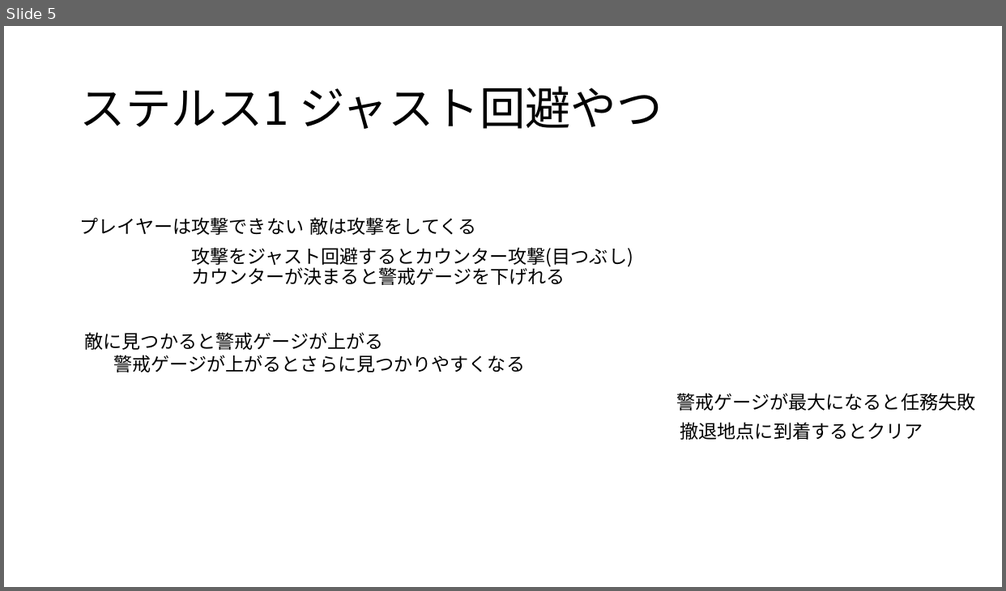
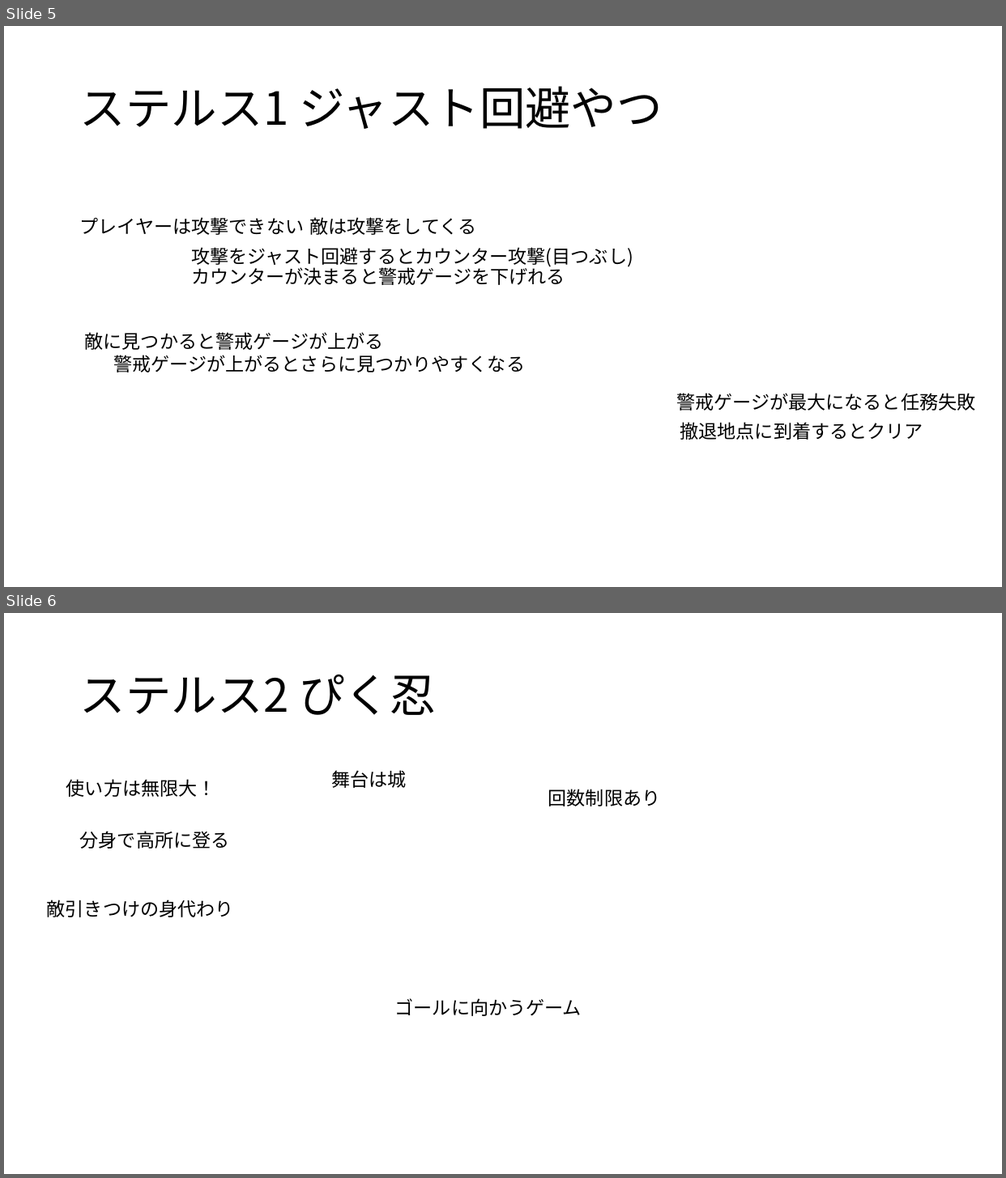
Before and after one commit to TomoyaKanazaki/TeamNinja, a slide deck: 98_plan/00_pptx/00_plan_0422.pptx. Shown one above the other, each under a label of ours: slide 5 before the commit, slides 5 and 6 after it. The pictures are 1006x591 and 1006x1178 pixels, drawn with LibreOffice and Linux fonts; fonts in the diff are those of the drawing. Boxes give left, top, right and bottom in pixels: in the first picture for what was removed or moved away, otherwise in the second. Text is boxed around its words. In the diff, an @@ line names an element or a change of style, - is before the commit and + after.

Commit message:
ぴく忍企画書変更 企画書まとめにぴく忍追加

```diff
--- a/98_plan/00_pptx/00_plan_0422.pptx
+++ b/98_plan/00_pptx/00_plan_0422.pptx
@@ slide 6 added at <box>4,613,1002,1174</box>, background #FFFFFF @@
@@ title added at <box>80,675,436,715</box>, 44 pt, text #000000 @@
+ステルス2 ぴく忍
@@ text added at <box>66,779,216,797</box>, 18 pt, text #000000 @@
+使い方は無限大！
@@ text added at <box>332,770,407,788</box>, 18 pt, text #000000 @@
+舞台は城
@@ text added at <box>548,789,661,807</box>, 18 pt, text #000000 @@
+回数制限あり
@@ text added at <box>80,831,230,849</box>, 18 pt, text #000000 @@
+分身で高所に登る
@@ text added at <box>47,900,234,918</box>, 18 pt, text #000000 @@
+敵引きつけの身代わり
@@ text added at <box>395,999,582,1016</box>, 18 pt, text #000000 @@
+ゴールに向かうゲーム
```
Also in this commit, not shown: 1 other file.
